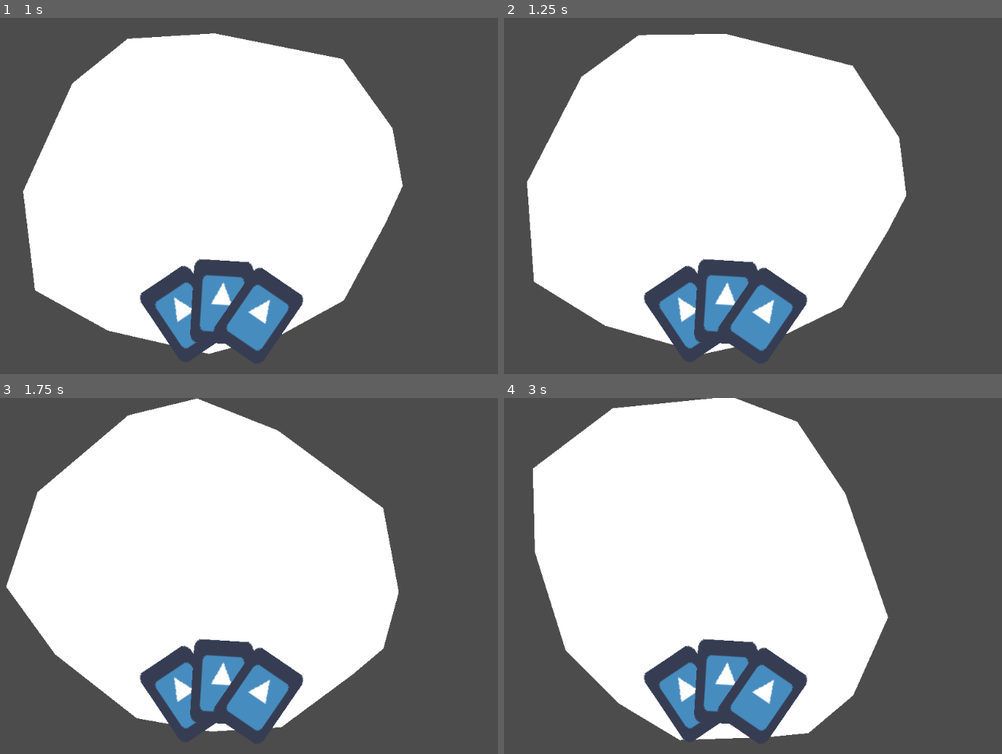
Above: before the commit, frames 1-4 (two rows, left to right).
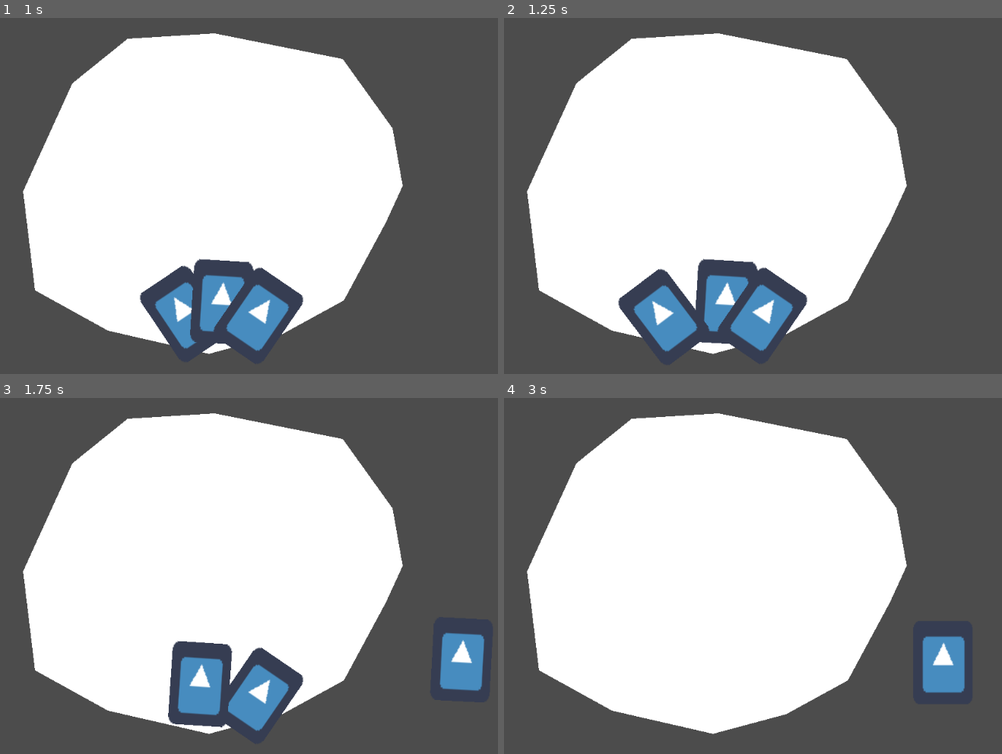
Above: after the commit, the same moments.

Repository: AbeVos/ggj-2022
Game: Godot game, scene res://Board.tscn
Same seed, same stepped clock (60 frames per second), same inputs: the game is played once before the commit and once after it. The engine's default icon, where the game draws it, is replaced by a stand-in: a white triangle on a blue panel in a dark square.
Inputs (mouse positions are in pixels of both pictures, inside the frame that each line leads up to):
- Up to frame 1 (1 s): move the mouse to (353, 178) at 0.52 s; click (353, 178) at 0.67 s
- Up to frame 2 (1.25 s): no input
- Up to frame 3 (1.75 s): drag from (99, 593) to (189, 647) at 1.27 s
- Up to frame 4 (3 s): move the mouse to (782, 497) at 2.02 s; click (782, 497) at 2.17 s; drag from (693, 647) to (538, 522) at 2.77 s

Frame 1 is identical in both runs. In frame 2, 3.5% of the frame differs, in the area x 4-81%, y 4-95%; in frame 3, 10%; in frame 4, 18%, in the area x 4-93%, y 0-97%.

Commit message:
Implement card discarding

Diff:
--- a/Board.tscn
+++ b/Board.tscn
@@ -1,8 +1,9 @@
-[gd_scene load_steps=5 format=2]
+[gd_scene load_steps=6 format=2]
 
 [ext_resource path="res://board.gd" type="Script" id=1]
 [ext_resource path="res://turn-manager/turn-manager.gd" type="Script" id=2]
 [ext_resource path="res://cards/hand.gd" type="Script" id=3]
+[ext_resource path="res://cards/discard-pile.gd" type="Script" id=4]
 
 [sub_resource type="Curve2D" id=1]
 _data = {
@@ -11,7 +12,7 @@
 
 [node name="Root" type="Node"]
 script = ExtResource( 2 )
-turn_actions = [ "draw", "rotate" ]
+turn_actions = [ "draw", "discard", "rotate" ]
 
 [node name="Control" type="Control" parent="."]
 anchor_left = 0.5
@@ -41,12 +42,30 @@
 __meta__ = {
 "_edit_use_anchors_": false
 }
+discard_pile = NodePath("../DiscardPile")
 
 [node name="Cards" type="Path2D" parent="Hand"]
 position = Vector2( 3, -114 )
 curve = SubResource( 1 )
 
+[node name="DiscardPile" type="Control" parent="."]
+anchor_left = 1.0
+anchor_top = 1.0
+anchor_right = 1.0
+anchor_bottom = 1.0
+margin_left = -143.0
+margin_top = -154.0
+margin_right = -103.0
+margin_bottom = -114.0
+script = ExtResource( 4 )
+__meta__ = {
+"_edit_use_anchors_": false
+}
+cards_path = NodePath("../Hand/Cards")
+
 [connection signal="next_action" from="." to="Control/Board" method="_on_Root_next_action"]
 [connection signal="next_action" from="." to="Hand" method="_on_Root_next_action"]
+[connection signal="next_action" from="." to="DiscardPile" method="_on_Root_next_action"]
 [connection signal="action_ended" from="Control/Board" to="." method="_on_action_ended"]
 [connection signal="action_ended" from="Hand" to="." method="_on_action_ended"]
+[connection signal="action_ended" from="DiscardPile" to="." method="_on_action_ended"]
--- /dev/null
+++ b/cards/discard-pile.gd
@@ -0,0 +1,63 @@
+extends Control
+signal action_ended(turn, result)
+signal hand_discarded
+
+export(NodePath) var cards_path
+
+var tween
+
+
+func _ready():
+	tween = Tween.new()
+	add_child(tween)
+
+
+func _on_Root_next_action(turn: String, player: int):
+	if turn != "discard":
+		return
+
+	if player != 0:
+		emit_signal("action_ended", turn, {"skipped": true})
+		return
+
+	visible = true
+
+	discard_hand()
+
+	yield(self, "hand_discarded")
+
+	visible = false
+	emit_signal("action_ended", turn, {})
+
+
+func discard_hand():
+	var cards = get_node(cards_path)
+
+	for follower in cards.get_children():
+		var card = follower.get_node("HandCard")
+
+		var position = card.global_position
+		var rotation = card.global_rotation_degrees
+
+		follower.remove_child(card)
+		cards.remove_child(follower)
+		follower.queue_free()
+
+		add_child(card)
+		card.global_position = position
+		card.global_rotation_degrees = rotation
+
+		tween.interpolate_property(
+			card, "global_position",
+			position, rect_position, 1.0,
+			Tween.TRANS_BACK, Tween.EASE_IN_OUT)
+		tween.interpolate_property(
+			card, "global_rotation_degrees",
+			rotation, 0, 1.0,
+			Tween.TRANS_BACK, Tween.EASE_IN_OUT)
+		tween.start()
+
+		yield(get_tree().create_timer(0.5), "timeout")
+
+	yield(tween, "tween_all_completed")
+	emit_signal("hand_discarded")
--- a/cards/hand.gd
+++ b/cards/hand.gd
@@ -5,6 +5,7 @@
 var card_scene = preload("res://cards/HandCard.tscn")
 
 export(int) var cards_in_hand = 3
+export(NodePath) var discard_pile
 
 var card_tween
 
@@ -64,5 +65,5 @@
 			for follower in $Cards.get_children():
 				var card = follower.get_node("HandCard")
 				card.activate()
-		"discard":
+		_:
 			pass
